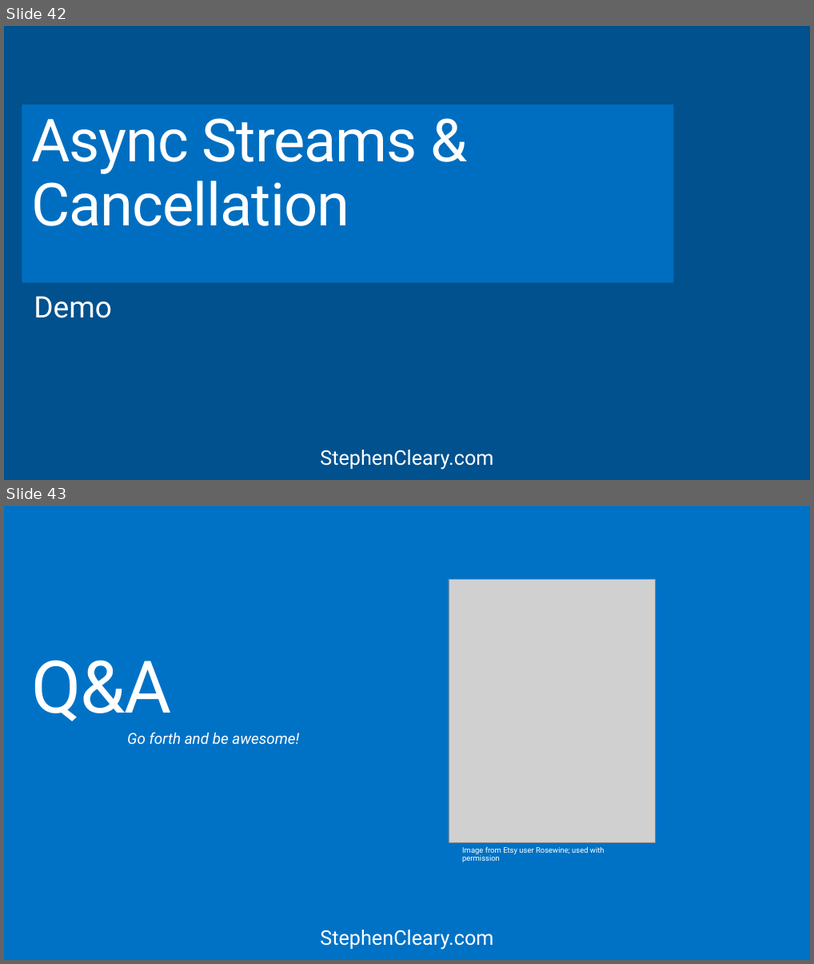
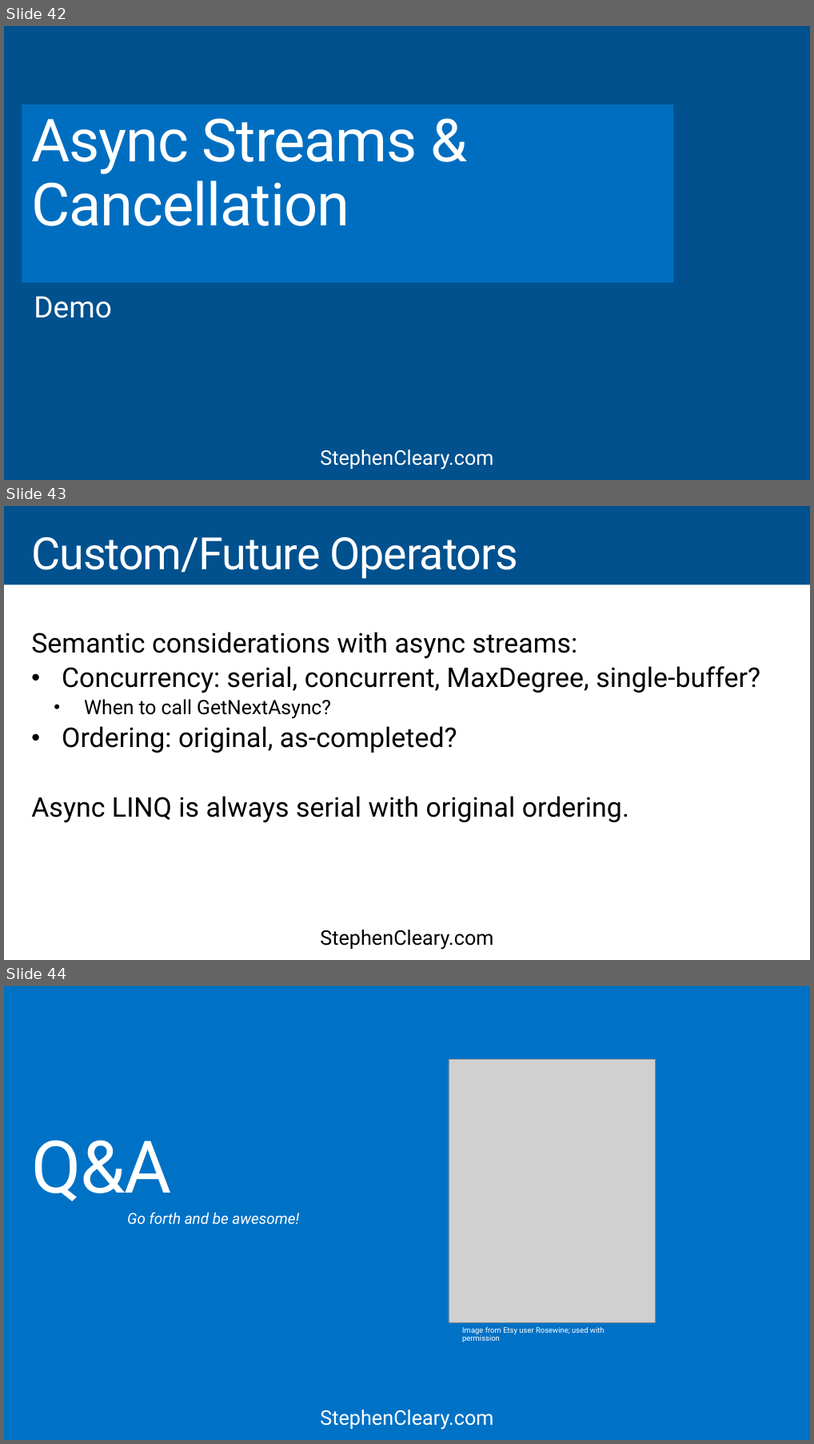
Before and after one commit to StephenCleary/Presentations, a slide deck: Async Streams/Async Streams - 16.9.pptx. Shown one above the other, each under a label of ours: slides 42 and 43 before the commit, slides 42, 43 and 44 after it. The pictures are 814x964 and 814x1444 pixels, drawn with LibreOffice and Linux fonts; fonts in the diff are those of the drawing; grey boxes stand for pictures. Boxes give left, top, right and bottom in pixels: in the first picture for what was removed or moved away, otherwise in the second. Text is boxed around its words. In the diff, an @@ line names an element or a change of style, - is before the commit and + after.

```diff
--- a/Async Streams/Async Streams - 16.9.pptx
+++ b/Async Streams/Async Streams - 16.9.pptx
@@ slide 43 added at bbox=[4, 506, 810, 960], background #00518E; not listed: 1 template element that a slide beside it also shows @@
@@ title added at bbox=[31, 537, 518, 579], 52.9 pt, text #FFFFFF @@
+Custom/Future Operators
@@ rectangle added at bbox=[4, 584, 810, 960], fill #FFFFFF @@
@@ text added at bbox=[31, 632, 761, 823], 32.4 pt, text #000000 @@
+Semantic considerations with async streams:
+• Concurrency: serial, concurrent, MaxDegree, single-buffer?
+  • When to call GetNextAsync?
+• Ordering: original, as-completed?
+Async LINQ is always serial with original ordering.
@@ text added at bbox=[4, 918, 810, 960], 24 pt, text #000000 @@
+StephenCleary.com
@@ what was slide 43 is now slide 44 @@
```
Also in this commit, not shown: 2 slides changed, 1 other file.
